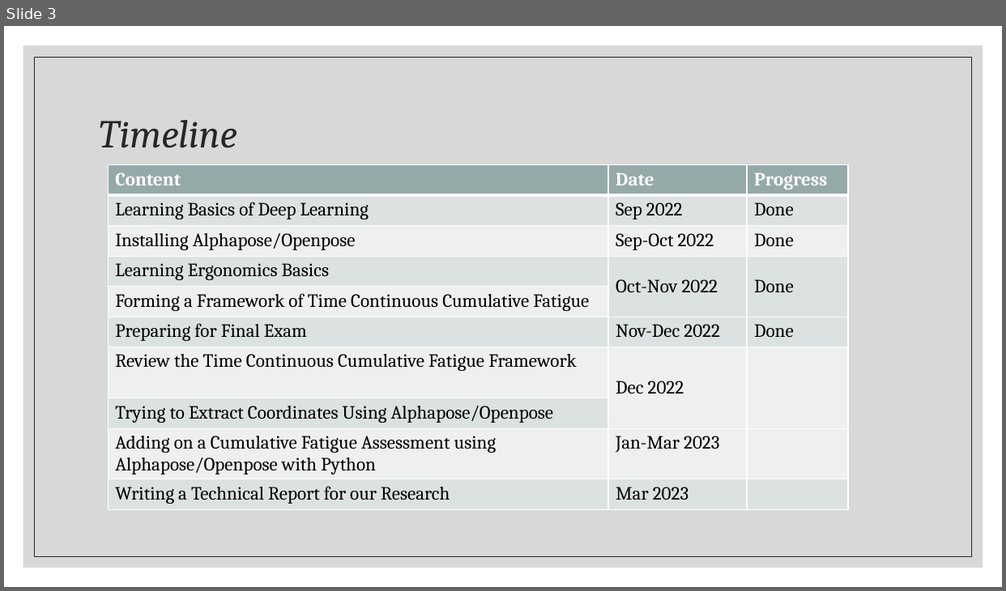
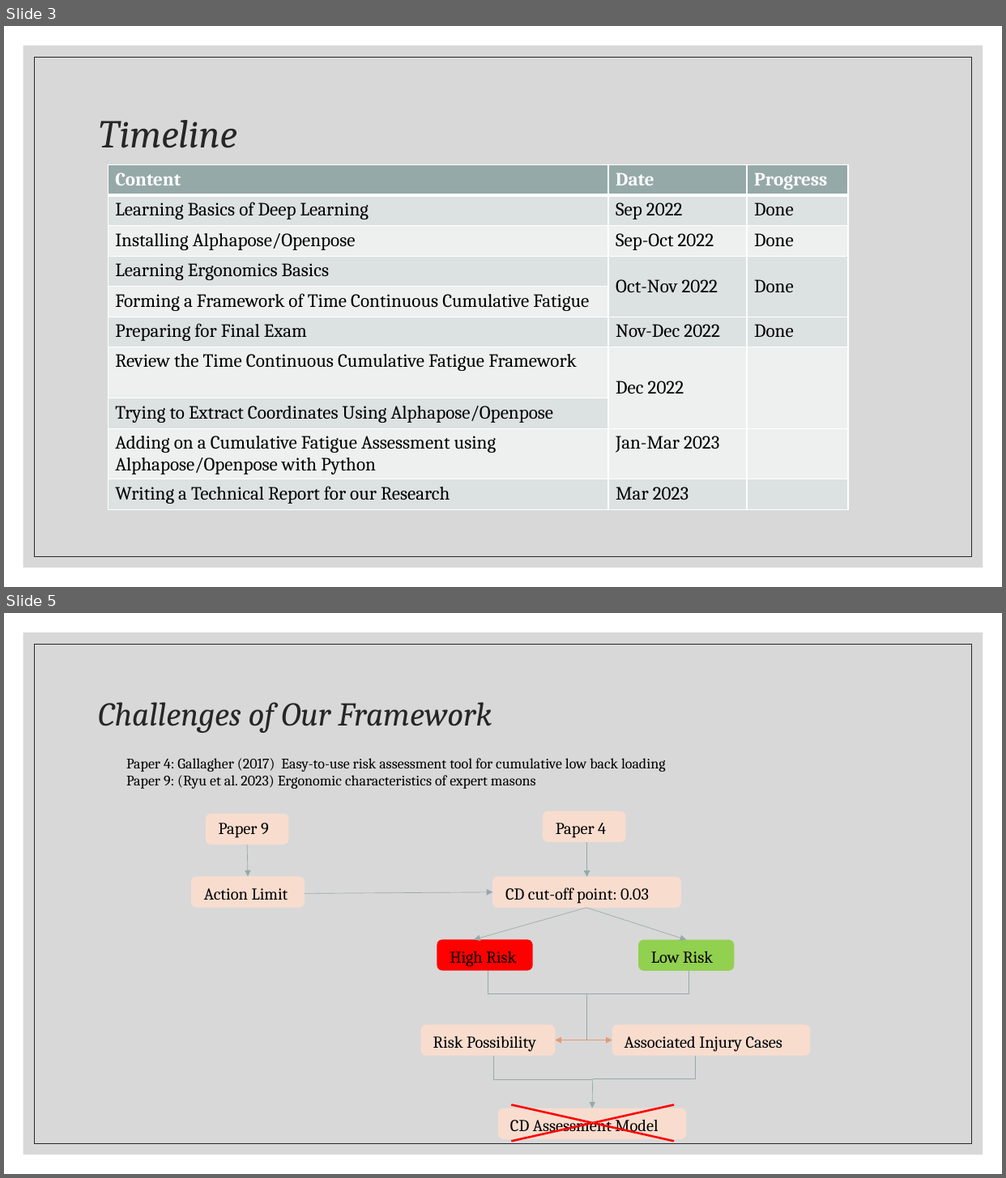
Before and after one commit to Albertlor/URECA, a slide deck: Meeting_Materials/Ergonomics Sembreak Week 4.pptx. Shown one above the other, each under a label of ours: slide 3 before the commit, slides 3 and 5 after it; the slides between them are not shown. The pictures are 1006x591 and 1006x1178 pixels, drawn with LibreOffice and Linux fonts; fonts in the diff are those of the drawing. Boxes give left, top, right and bottom in pixels: in the first picture for what was removed or moved away, otherwise in the second. Text is boxed around its words. In the diff, an @@ line names an element or a change of style, - is before the commit and + after.

```diff
--- a/Meeting_Materials/Ergonomics Sembreak Week 4.pptx
+++ b/Meeting_Materials/Ergonomics Sembreak Week 4.pptx
@@ slide 5 added at [4, 613, 1002, 1174], background #FFFFFF; not listed: 2 template elements that a slide beside it also shows @@
@@ title added at [98, 702, 492, 733], 32 pt, text #262626, italic @@
+Challenges of Our Framework
@@ text added at [126, 758, 666, 789], 14 pt, text #000000 @@
+Paper 4: Gallagher (2017) Easy-to-use risk assessment tool for cumulative low back loading
+Paper 9: (Ryu et al. 2023) Ergonomic characteristics of expert masons
@@ rounded rectangle added at [206, 814, 288, 845], fill #F8DDCF @@
@@ text added at [219, 823, 269, 838], 16 pt, text #000000 @@
+Paper 9
@@ rounded rectangle added at [543, 811, 626, 842], fill #F8DDCF @@
@@ text added at [556, 823, 606, 838], 16 pt, text #000000 @@
+Paper 4
@@ arrow added from (247, 845) to (248, 876), #96A9A9 0.5 pt @@
@@ arrow added from (587, 842) to (587, 877), #96A9A9 0.5 pt @@
@@ rounded rectangle added at [191, 876, 305, 907], fill #F8DDCF @@
@@ rounded rectangle added at [493, 877, 681, 908], fill #F8DDCF @@
@@ text added at [204, 888, 288, 901], 16 pt, text #000000 @@
+Action Limit
@@ arrow added from (305, 894) to (493, 892), #96A9A9 0.5 pt @@
@@ text added at [505, 888, 649, 904], 16 pt, text #000000 @@
+CD cut-off point: 0.03
@@ arrow added from (586, 908) to (474, 940), #96A9A9 0.5 pt @@
@@ arrow added from (586, 908) to (687, 940), #96A9A9 0.5 pt @@
@@ rounded rectangle added at [437, 940, 533, 971], fill #FF0000 @@
@@ text added at [450, 951, 516, 967], 16 pt, text #000000 @@
+High Risk
@@ rounded rectangle added at [639, 940, 735, 971], fill #92D050 @@
@@ text added at [651, 951, 713, 963], 16 pt, text #000000 @@
+Low Risk
@@ elbow line added from (488, 971) to (586, 994), #96A9A9 0.5 pt @@
@@ elbow line added from (689, 971) to (586, 994), #96A9A9 0.5 pt @@
@@ line added from (586, 994) to (586, 1041), #96A9A9 0.5 pt @@
@@ rounded rectangle added at [421, 1024, 555, 1055], fill #F8DDCF @@
@@ rounded rectangle added at [612, 1024, 810, 1055], fill #F8DDCF @@
@@ text added at [433, 1036, 536, 1052], 16 pt, text #000000 @@
+Risk Possibility
@@ double arrow added from (555, 1041) to (612, 1041), #E9986F 0.5 pt @@
@@ text added at [624, 1037, 782, 1052], 16 pt, text #000000 @@
+Associated Injury Cases
@@ elbow line added from (493, 1056) to (592, 1080), #96A9A9 0.5 pt @@
@@ elbow line added from (695, 1056) to (592, 1080), #96A9A9 0.5 pt @@
@@ cross added at [437, 1088, 748, 1158], outline #FF0000 1 pt @@
@@ arrow added from (592, 1080) to (592, 1109), #96A9A9 0.5 pt @@
@@ rounded rectangle added at [498, 1109, 686, 1139], fill #F8DDCF @@
@@ text added at [510, 1116, 658, 1136], 16 pt, text #000000 @@
+CD Assessment Model
```
Also in this commit, not shown: 3 slides changed, 6 other slides added.
